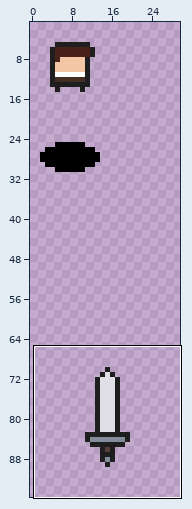
One commit to this sprite sheet: public/textures/atlas.png. The picture above shows the old version from afar; the outline marks the close-up.
Close-up. Before the edit:
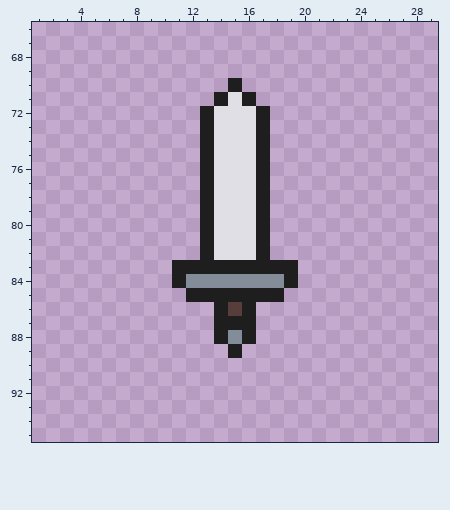
The file is 256x256 pixels. Shown: x 1..29, y 66..95. The wide view leaves out empty margins.
Now the later version:
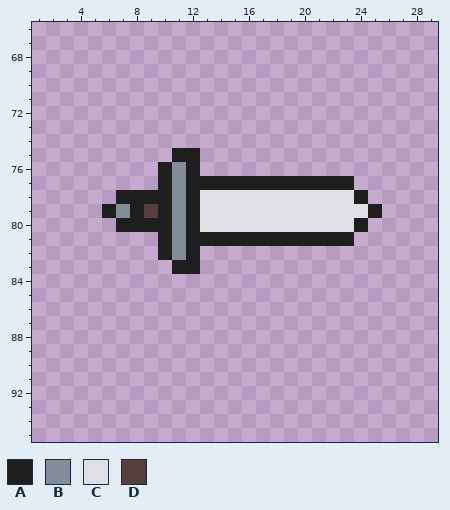
Palette (. is transparent): A #1e1e1e  B #838c99  C #e0dfe6  D #573e3a
The exact change:
@@ x 1..29 @@
 69 .............................
-70 ..............A..............
-71 .............ACA.............
-72 ............ACCCA............
-73 ............ACCCA............
-74 ............ACCCA............
-75 ............ACCCA............
-76 ............ACCCA............
-77 ............ACCCA............
-78 ............ACCCA............
-79 ............ACCCA............
-80 ............ACCCA............
-81 ............ACCCA............
-82 ............ACCCA............
-83 ..........AAAAAAAAA..........
-84 ..........ABBBBBBBA..........
-85 ...........AAAAAAA...........
-86 .............ADA.............
-87 .............AAA.............
-88 .............ABA.............
-89 ..............A..............
+70 .............................
+71 .............................
+72 .............................
+73 .............................
+74 .............................
+75 ..........AA.................
+76 .........ABA.................
+77 .........ABAAAAAAAAAAAA......
+78 ......AAAABACCCCCCCCCCCA.....
+79 .....ABADABACCCCCCCCCCCCA....
+80 ......AAAABACCCCCCCCCCCA.....
+81 .........ABAAAAAAAAAAAA......
+82 .........ABA.................
+83 ..........AA.................
+84 .............................
+85 .............................
+86 .............................
+87 .............................
+88 .............................
+89 .............................
 90 .............................
Pixel boxes of the changes (left, top, right, bottom) in both close-ups:
changed: (102, 78, 382, 358)
